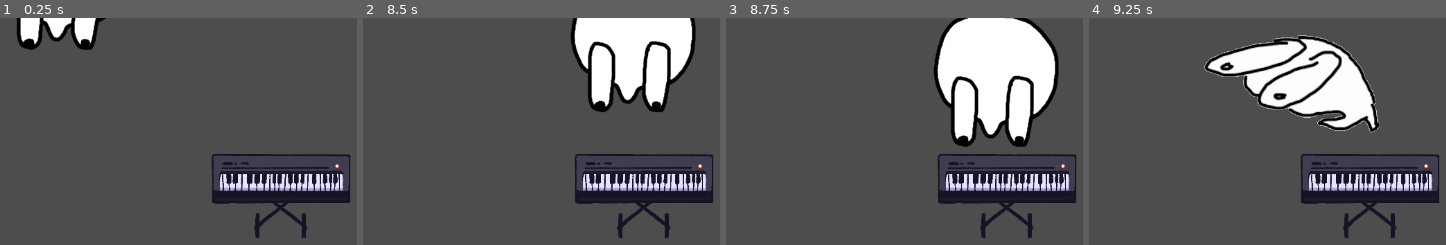
Above: before the commit, frames 1-4 (left to right).
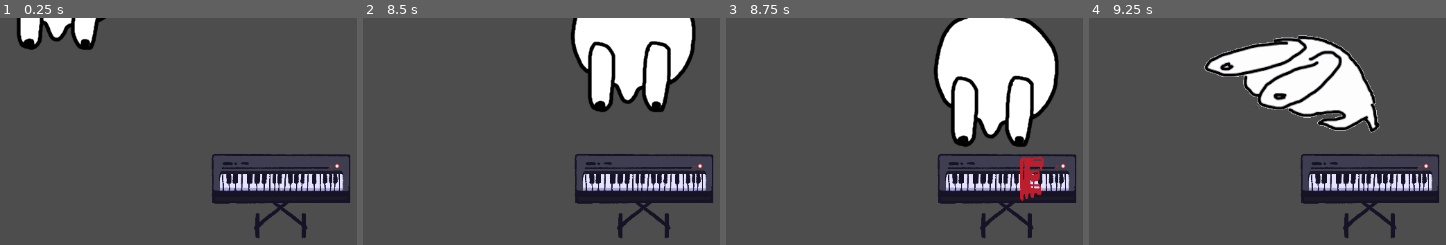
Above: after the commit, the same moments.

Repository: Hannnst/SPOOKY_MONTH_2025
Game: Godot game, scene res://main.tscn
The game is run twice, just before and just after one commit, with the same random seed, the same clock (stepped at 60 frames per second) and the same inputs.
Inputs:
- Up to frame 1 (0.25 s): no input
- Up to frame 2 (8.5 s): tap Enter (ui_accept) at 0.5, 0.77, 1.52, 3.02, 3.77, 4.52, 6.02, 6.77, 7.52 s; hold Right (ui_right) 0.53-1.28 s; tap I every 0.75 s from 0.6 to 8.1 s; hold Down (ui_down) 1.28-2.03 s; hold Right (ui_right) 2.03-2.78 s; hold Up (ui_up) 2.78-3.53 s; hold Left (ui_left) 3.53-5.03 s; hold Down (ui_down) 5.03-5.78 s; hold Right (ui_right) 5.78-6.53 s; hold Up (ui_up) 6.53-7.28 s; hold Right (ui_right) 7.28-8.03 s; hold Down (ui_down) from 8.03 s (still down)
- Up to frame 3 (8.75 s): keep holding Down (ui_down)
- Up to frame 4 (9.25 s): release Down (ui_down) at 8.78 s; hold Left (ui_left) from 8.78 s (still down); tap I at 8.85 s; tap Enter (ui_accept) at 9.02 s

Frames 1-2 are identical in both runs. In frame 3, 0.9% of the frame differs, in the area x 82-90%, y 60-81%; in frame 4, nothing differs.

Commit message:
fix: layer masks & collisions

Diff:
--- a/interaction/interaction_area.gd
+++ b/interaction/interaction_area.gd
@@ -7,9 +7,6 @@
 var interact: Callable = func():
 	pass
 
-
-
-
 func _on_area_entered(area: Area2D) -> void:
 	if area.name == "InteractionSensor":
 		InteractionManager.register_area(self)
--- a/interaction/interaction_area.tscn
+++ b/interaction/interaction_area.tscn
@@ -6,13 +6,11 @@
 size = Vector2(149, 86)
 
 [node name="InteractionArea" type="Area2D"]
-collision_layer = 128
-collision_mask = 3
 script = ExtResource("1_wp0io")
 
 [node name="CollisionShape2D" type="CollisionShape2D" parent="."]
 position = Vector2(0.5, -11)
 shape = SubResource("RectangleShape2D_wp0io")
 
-[connection signal="body_entered" from="." to="." method="_on_body_entered"]
-[connection signal="body_exited" from="." to="." method="_on_body_exited"]
+[connection signal="area_entered" from="." to="." method="_on_area_entered"]
+[connection signal="area_exited" from="." to="." method="_on_area_exited"]
--- a/player/player_scene.tscn
+++ b/player/player_scene.tscn
@@ -63,8 +63,6 @@
 
 [node name="InteractionSensor" type="Area2D" parent="."]
 position = Vector2(1, 41)
-collision_layer = 64
-collision_mask = 128
 script = ExtResource("6_qvpcs")
 metadata/_custom_type_script = "uid://o7vvw8imkk6g"
 
--- a/project.godot
+++ b/project.godot
@@ -27,8 +27,7 @@
 
 [layer_names]
 
-2d_physics/layer_1="world"
-2d_physics/layer_8="interaction"
+2d_physics/layer_1="world-collisions"
 
 [rendering]
 
--- a/world/objects/testobject.tscn
+++ b/world/objects/testobject.tscn
@@ -21,5 +21,3 @@
 shape = SubResource("RectangleShape2D_jysx3")
 
 [node name="InteractionArea" parent="." instance=ExtResource("2_jaxk6")]
-position = Vector2(-0.500002, -42)
-scale = Vector2(0.340102, 0.340102)
Not shown, added: .DS_Store
